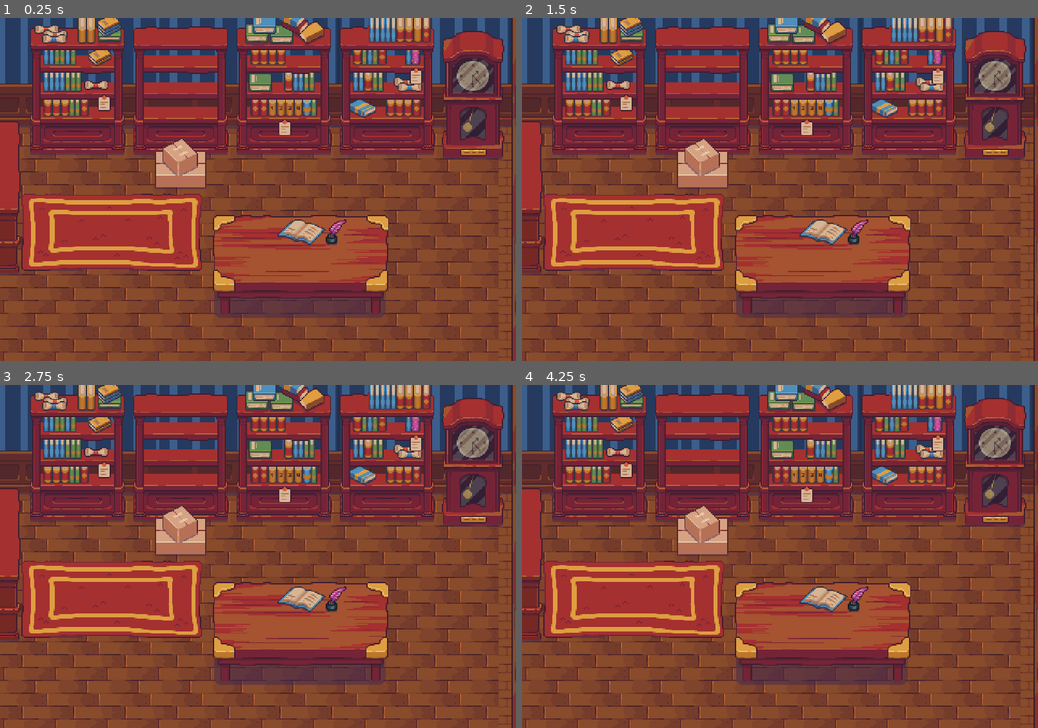
Above: before the commit, frames 1-4 (two rows, left to right).
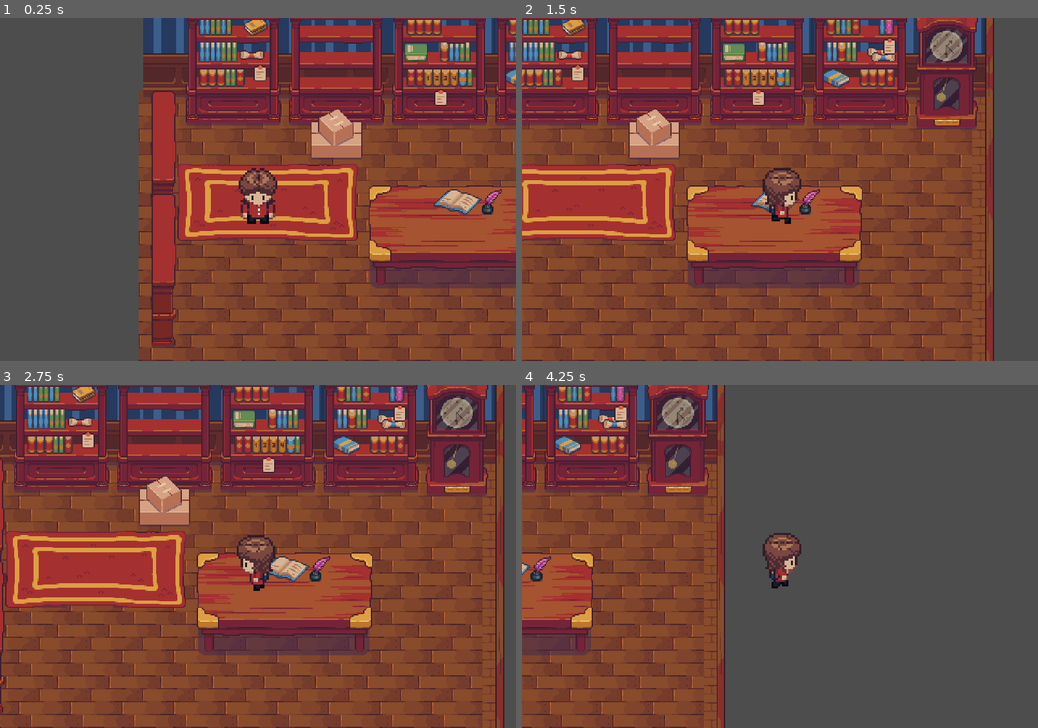
Above: after the commit, the same moments.

Repository: ChrisF29/lakbayan-project
Game: Godot game, scene res://maps/library_map.tscn
Two runs of this game, one before a commit and one after it. Both use one fixed random seed, a clock stepped at 60 frames per second and the inputs below. The project has no main scene, so this scene is started directly.
Inputs:
- Up to frame 1 (0.25 s): no input
- Up to frame 2 (1.5 s): tap Enter (ui_accept) at 0.5, 0.6, 0.77, 1.07, 1.35 s; hold D (right, bound only after the commit) from 0.53 s (still down)
- Up to frame 3 (2.75 s): tap Enter (ui_accept) at 1.52, 1.82, 2.1 s; release D (right, bound only after the commit) at 2.03 s; hold A (left, bound only after the commit) from 2.03 s (still down)
- Up to frame 4 (4.25 s): release A (left, bound only after the commit) at 2.78 s; hold D (right, bound only after the commit) from 2.78 s (still down); tap Enter (ui_accept) at 2.85, 3.02, 3.32, 3.6, 3.77, 4.07 s

The runs differ from the first frame. In frame 1, 77% of the frame differs, in the area x 0-100%, y 0-100%; in frame 2, 64%; in frame 3, 60%; in frame 4, 84%.

Commit message:
Enhance player movement and animation logic; update player scene properties
Co-authored-by: Copilot <copilot@github.com>

Diff:
--- a/maps/library_map.tscn
+++ b/maps/library_map.tscn
@@ -1,6 +1,7 @@
 [gd_scene format=4 uid="uid://l0thg421l6vl"]
 
 [ext_resource type="Texture2D" uid="uid://da8da6exfkqas" path="res://tilemaps/libassetpack-tiled.png" id="1_am6tx"]
+[ext_resource type="PackedScene" uid="uid://b7aoe2f7273m4" path="res://player/player.tscn" id="2_1meln"]
 
 [sub_resource type="TileSetAtlasSource" id="TileSetAtlasSource_1meln"]
 texture = ExtResource("1_am6tx")
@@ -136,5 +137,8 @@
 
 [node name="Decorations" type="TileMapLayer" parent="." unique_id=2079021838]
 position = Vector2(0, 80)
-tile_map_data = PackedByteArray("AAARAAcAAQAMAAEAAAATAAcAAQARAAYAAAA=")
+tile_map_data = PackedByteArray("AAARAAcAAQAMAAEAAAATAAcAAQARAAYAAAAAAAsAAQANAAkAAAA=")
 tile_set = SubResource("TileSet_iv67h")
+
+[node name="Player" parent="." unique_id=1060294693 instance=ExtResource("2_1meln")]
+position = Vector2(94.665924, 188.21936)
--- a/player/player.gd
+++ b/player/player.gd
@@ -1,25 +1,76 @@
 extends CharacterBody2D
 
+@export var speed = 200
 
-const SPEED = 300.0
-const JUMP_VELOCITY = -400.0
+@onready var sprite = $AnimatedSprite2D
+var facing = "front"
+var can_move = true
+var follow_target = null
 
+func _physics_process(delta):
 
-func _physics_process(delta: float) -> void:
-	# Add the gravity.
-	if not is_on_floor():
-		velocity += get_gravity() * delta
+    if !can_move:
 
-	# Handle jump.
-	if Input.is_action_just_pressed("ui_accept") and is_on_floor():
-		velocity.y = JUMP_VELOCITY
+        velocity = Vector2.ZERO
+        update_animation(Vector2.ZERO)
+        move_and_slide()
+        return
 
-	# Get the input direction and handle the movement/deceleration.
-	# As good practice, you should replace UI actions with custom gameplay actions.
-	var direction := Input.get_axis("ui_left", "ui_right")
-	if direction:
-		velocity.x = direction * SPEED
-	else:
-		velocity.x = move_toward(velocity.x, 0, SPEED)
+    var direction = Vector2.ZERO
 
-	move_and_slide()
+    if follow_target:
+
+        direction = global_position.direction_to(
+            follow_target.global_position
+        )
+
+    else:
+
+        direction = Input.get_vector(
+            "left",
+            "right",
+            "up",
+            "down"
+        )
+
+    velocity = direction * speed
+
+    update_animation(direction)
+
+    move_and_slide()
+
+func update_animation(direction):
+
+    if direction == Vector2.ZERO:
+
+        var idle_anim = facing + "_idle"
+
+        if sprite.animation != idle_anim:
+            sprite.play(idle_anim)
+
+        return
+
+    var move_anim = ""
+
+    if abs(direction.x) > abs(direction.y):
+
+        if direction.x > 0:
+            facing = "right"
+            move_anim = "right_move"
+
+        else:
+            facing = "left"
+            move_anim = "left_move"
+
+    else:
+
+        if direction.y > 0:
+            facing = "front"
+            move_anim = "front_move"
+
+        else:
+            facing = "back"
+            move_anim = "back_move"
+
+    if sprite.animation != move_anim:
+        sprite.play(move_anim)
--- a/player/player.tscn
+++ b/player/player.tscn
@@ -389,12 +389,13 @@
 radius = 15.305886
 
 [node name="Player" type="CharacterBody2D" unique_id=1060294693]
+scale = Vector2(2, 2)
 script = ExtResource("1_rkbax")
 
 [node name="AnimatedSprite2D" type="AnimatedSprite2D" parent="." unique_id=1891183606]
 sprite_frames = SubResource("SpriteFrames_fmu53")
-animation = &"back_move"
-frame_progress = 0.5963228
+animation = &"right_move"
+frame_progress = 0.08296811
 
 [node name="Camera2D" type="Camera2D" parent="." unique_id=723907598]
 
--- a/project.godot
+++ b/project.godot
@@ -26,23 +26,28 @@
 
 left={
 "deadzone": 0.2,
-"events": []
+"events": [Object(InputEventKey,"resource_local_to_scene":false,"resource_name":"","device":-1,"window_id":0,"alt_pressed":false,"shift_pressed":false,"ctrl_pressed":false,"meta_pressed":false,"pressed":false,"keycode":0,"physical_keycode":65,"key_label":0,"unicode":97,"location":0,"echo":false,"script":null)
+]
 }
 right={
 "deadzone": 0.2,
-"events": []
+"events": [Object(InputEventKey,"resource_local_to_scene":false,"resource_name":"","device":-1,"window_id":0,"alt_pressed":false,"shift_pressed":false,"ctrl_pressed":false,"meta_pressed":false,"pressed":false,"keycode":0,"physical_keycode":68,"key_label":0,"unicode":100,"location":0,"echo":false,"script":null)
+]
 }
 up={
 "deadzone": 0.2,
-"events": []
+"events": [Object(InputEventKey,"resource_local_to_scene":false,"resource_name":"","device":-1,"window_id":0,"alt_pressed":false,"shift_pressed":false,"ctrl_pressed":false,"meta_pressed":false,"pressed":false,"keycode":0,"physical_keycode":87,"key_label":0,"unicode":119,"location":0,"echo":false,"script":null)
+]
 }
 down={
 "deadzone": 0.2,
-"events": []
+"events": [Object(InputEventKey,"resource_local_to_scene":false,"resource_name":"","device":-1,"window_id":0,"alt_pressed":false,"shift_pressed":false,"ctrl_pressed":false,"meta_pressed":false,"pressed":false,"keycode":0,"physical_keycode":83,"key_label":0,"unicode":115,"location":0,"echo":false,"script":null)
+]
 }
-e={
+interact={
 "deadzone": 0.2,
-"events": []
+"events": [Object(InputEventKey,"resource_local_to_scene":false,"resource_name":"","device":-1,"window_id":0,"alt_pressed":false,"shift_pressed":false,"ctrl_pressed":false,"meta_pressed":false,"pressed":false,"keycode":0,"physical_keycode":69,"key_label":0,"unicode":101,"location":0,"echo":false,"script":null)
+]
 }
 
 [layer_names]
